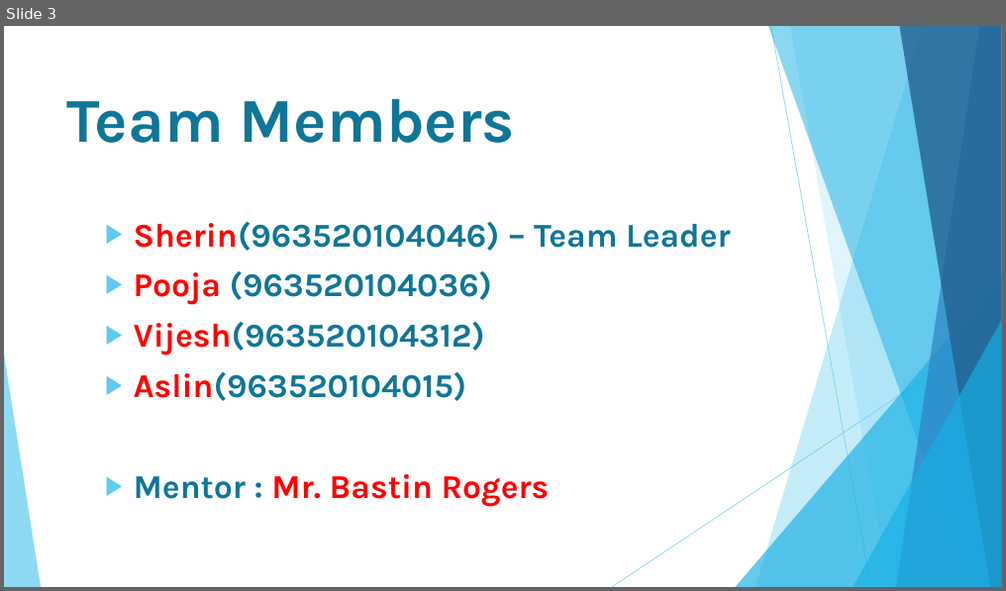
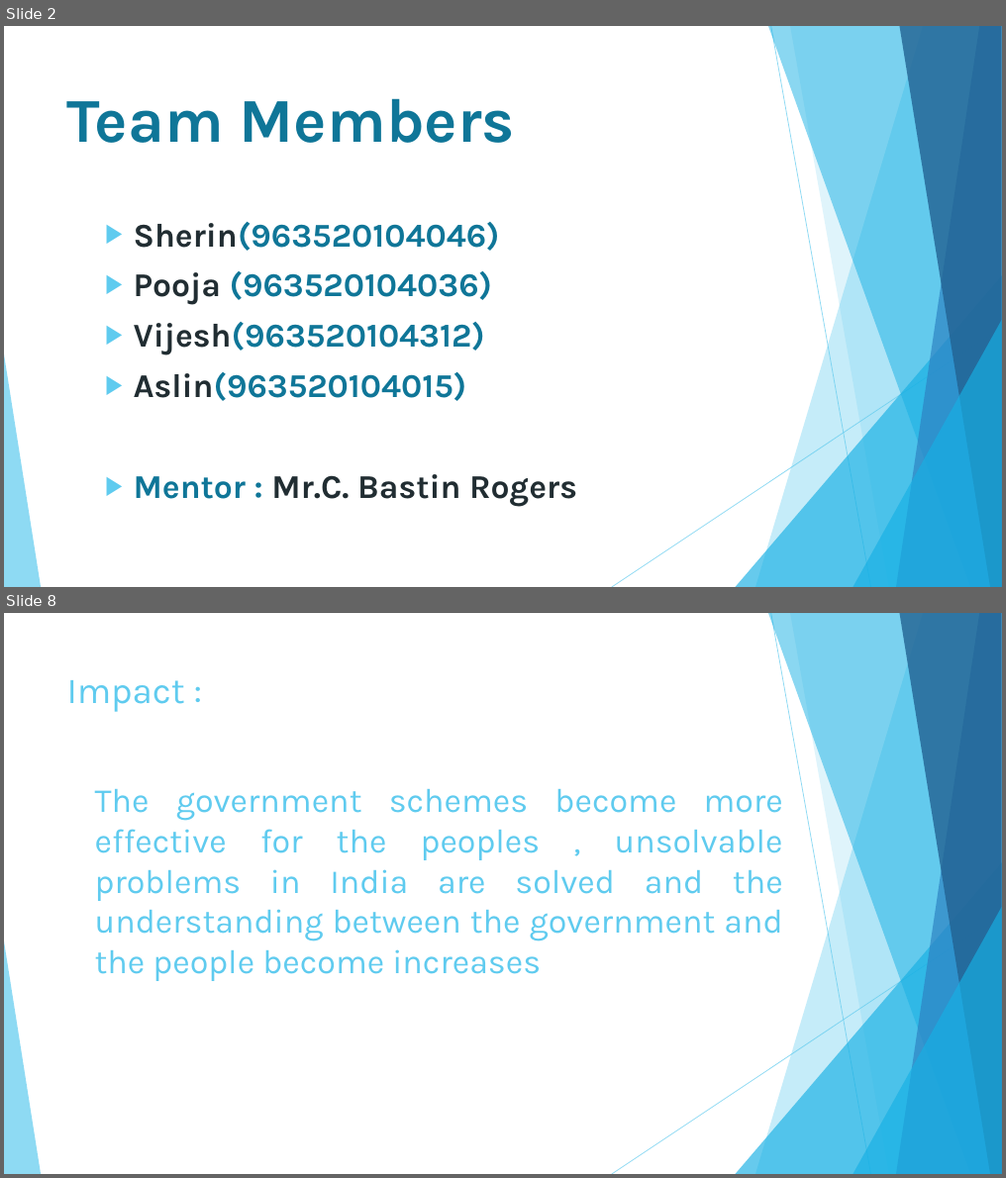
Before and after one commit to aslin-joel-r/mini-project-S6, a slide deck: Mini Project.pptx. Shown one above the other, each under a label of ours: slide 3 before the commit, slides 2 and 8 after it; the slides between them are not shown. The pictures are 1006x591 and 1006x1178 pixels, drawn with LibreOffice and Linux fonts; fonts in the diff are those of the drawing. Boxes give left, top, right and bottom in pixels: in the first picture for what was removed or moved away, otherwise in the second. Text is boxed around its words. In the diff, an @@ line names an element or a change of style, - is before the commit and + after.

```diff
--- a/Mini Project.pptx
+++ b/Mini Project.pptx
@@ slide 8 added at (4,613,1002,1174), background #FFFFFF; not listed: 10 template elements that a slide beside it also shows @@
@@ text added at (67,680,185,712), 35.1 pt, text #5FCBEF @@
+Impact :
@@ title added at (95,789,783,981), 32.4 pt, text #5FCBEF @@
+The government schemes become more effective for the peoples , unsolvable problems in India are solved and the understanding between the government and the people become increases
@@ what was slide 3 is now slide 2 @@
@@ slide 2 changed as well @@
@@ text at (134,222,500,251): text changed @@
-▶ Sherin(963520104046) – Team Leader
+▶ Sherin(963520104046)
@@ text at (134,272,492,401): text colour #FF0000 to #212D32 in "Pooja", "Vijesh(963520104312)", "Aslin(963520104015)" @@
@@ text at (134,474,577,507): text changed; text colour #FF0000 to #212D32 @@
-▶ Mentor : Mr. Bastin Rogers
+▶ Mentor : Mr.C. Bastin Rogers
```
Also in this commit, not shown: 2 other slides changed, 6 other slides added, 3 slides removed.
